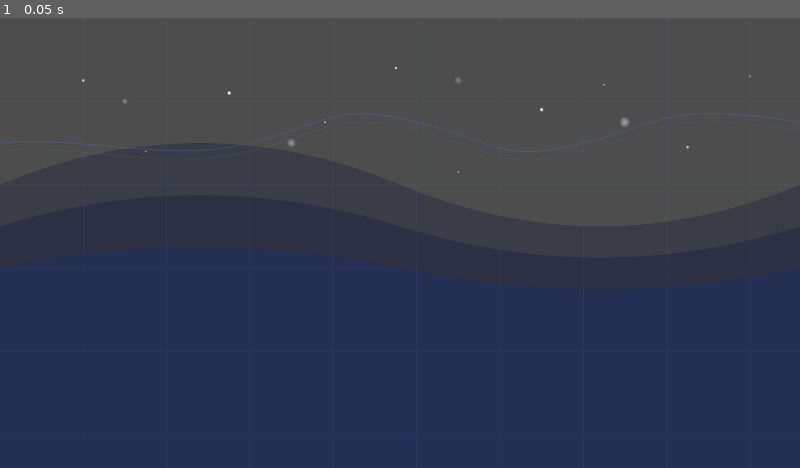
Above: before the commit, frame 1.
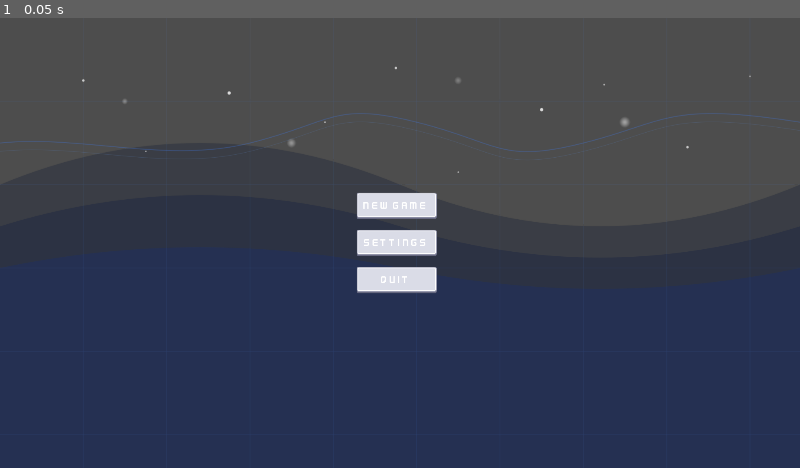
Above: after the commit, the same moment.

Repository: Kotowskey/tower-defense
Game: Godot game, scene res://scenes/menu.tscn
The game is run twice, just before and just after one commit, with the same random seed, the same clock (stepped at 60 frames per second) and the same inputs. The project has no main scene, so this scene is started directly.
Inputs:
- Up to frame 1 (0.05 s): no input

The runs differ from the first frame. In frame 1, 1.7% of the frame differs, in the area x 44-55%, y 38-62%.

Commit message:
menu buttons + more assets

Diff:
--- a/scenes/menu.tscn
+++ b/scenes/menu.tscn
@@ -1,6 +1,9 @@
-[gd_scene load_steps=2 format=3 uid="uid://bmqwnoeo23mwx"]
+[gd_scene load_steps=5 format=3 uid="uid://bmqwnoeo23mwx"]
 
 [ext_resource type="Texture2D" uid="uid://o606x6btsxvb" path="res://assets/menu/godot-menu-background.svg" id="1_p5q33"]
+[ext_resource type="Texture2D" uid="uid://b4c66sov7o72l" path="res://assets/menu/kenny/button_rectangle_depth_flat.png" id="2_wlxha"]
+[ext_resource type="Texture2D" uid="uid://c4etfg62owyda" path="res://assets/menu/kenny/button_rectangle_depth_gradient.png" id="3_eq5so"]
+[ext_resource type="FontFile" uid="uid://bg017qo6vfy7p" path="res://assets/menu/kenny/fonts/Kenney Future Narrow.ttf" id="4_xy0mx"]
 
 [node name="Menu" type="Control"]
 layout_mode = 3
@@ -24,9 +27,76 @@
 anchors_preset = 15
 anchor_right = 1.0
 anchor_bottom = 1.0
+offset_left = -8.0
+offset_right = -8.0
 grow_horizontal = 2
 grow_vertical = 2
 theme_override_constants/margin_left = 50
 theme_override_constants/margin_top = 50
 theme_override_constants/margin_right = 50
 theme_override_constants/margin_bottom = 50
+
+[node name="VBoxContainer" type="VBoxContainer" parent="MarginContainer"]
+layout_mode = 2
+size_flags_horizontal = 4
+theme_override_constants/separation = 25
+alignment = 1
+
+[node name="NEW GAME" type="TextureButton" parent="MarginContainer/VBoxContainer"]
+custom_minimum_size = Vector2(50, 50)
+layout_mode = 2
+texture_normal = ExtResource("2_wlxha")
+texture_pressed = ExtResource("3_eq5so")
+stretch_mode = 0
+
+[node name="Label" type="Label" parent="MarginContainer/VBoxContainer/NEW GAME"]
+layout_mode = 0
+offset_left = 1.0
+offset_top = 14.0
+offset_right = 189.0
+offset_bottom = 49.0
+theme_override_fonts/font = ExtResource("4_xy0mx")
+theme_override_font_sizes/font_size = 25
+text = "NEW GAME"
+horizontal_alignment = 1
+vertical_alignment = 1
+
+[node name="SETTINGS" type="TextureButton" parent="MarginContainer/VBoxContainer"]
+custom_minimum_size = Vector2(50, 50)
+layout_mode = 2
+texture_normal = ExtResource("2_wlxha")
+texture_pressed = ExtResource("3_eq5so")
+stretch_mode = 0
+
+[node name="Label" type="Label" parent="MarginContainer/VBoxContainer/SETTINGS"]
+layout_mode = 0
+offset_left = 1.0
+offset_top = 14.0
+offset_right = 189.0
+offset_bottom = 49.0
+theme_override_fonts/font = ExtResource("4_xy0mx")
+theme_override_font_sizes/font_size = 25
+text = "SETTINGS
+"
+horizontal_alignment = 1
+vertical_alignment = 1
+
+[node name="QUIT" type="TextureButton" parent="MarginContainer/VBoxContainer"]
+custom_minimum_size = Vector2(50, 50)
+layout_mode = 2
+texture_normal = ExtResource("2_wlxha")
+texture_pressed = ExtResource("3_eq5so")
+stretch_mode = 0
+
+[node name="Label" type="Label" parent="MarginContainer/VBoxContainer/QUIT"]
+layout_mode = 0
+offset_left = 1.0
+offset_top = 14.0
+offset_right = 189.0
+offset_bottom = 49.0
+theme_override_fonts/font = ExtResource("4_xy0mx")
+theme_override_font_sizes/font_size = 25
+text = "Quit
+"
+horizontal_alignment = 1
+vertical_alignment = 1
Binary file added: assets/menu/kenny/arrow_basic_e.png
Not shown, added: assets/menu/kenny/arrow_basic_e.png.import
Binary file added: assets/menu/kenny/arrow_basic_e_small.png
Not shown, added: assets/menu/kenny/arrow_basic_e_small.png.import
Binary file added: assets/menu/kenny/arrow_basic_n.png
Not shown, added: assets/menu/kenny/arrow_basic_n.png.import
Binary file added: assets/menu/kenny/arrow_basic_n_small.png
Not shown, added: assets/menu/kenny/arrow_basic_n_small.png.import
Binary file added: assets/menu/kenny/arrow_basic_s.png
Not shown, added: assets/menu/kenny/arrow_basic_s.png.import
Binary file added: assets/menu/kenny/arrow_basic_s_small.png
Not shown, added: assets/menu/kenny/arrow_basic_s_small.png.import
(and 156 more such lines)
